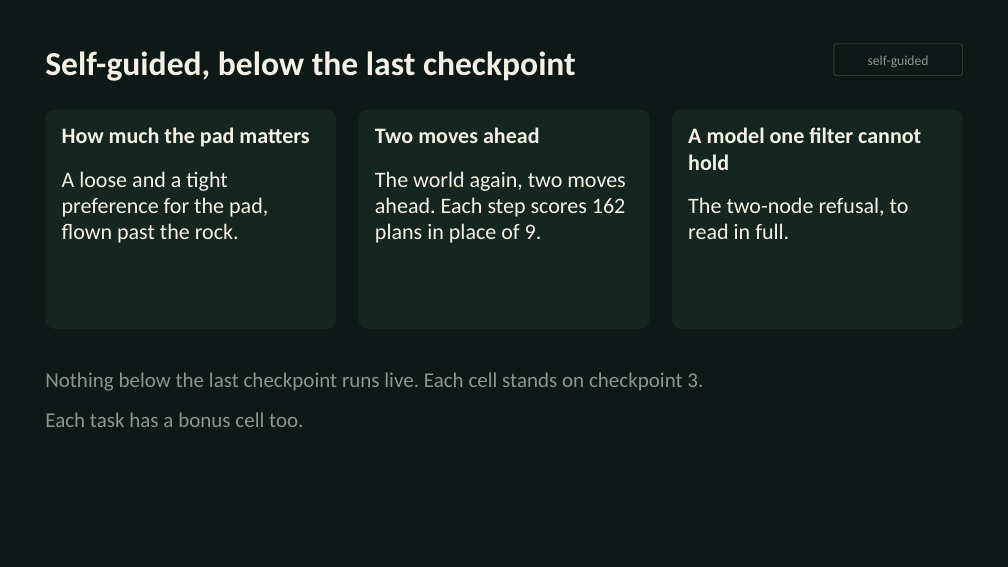
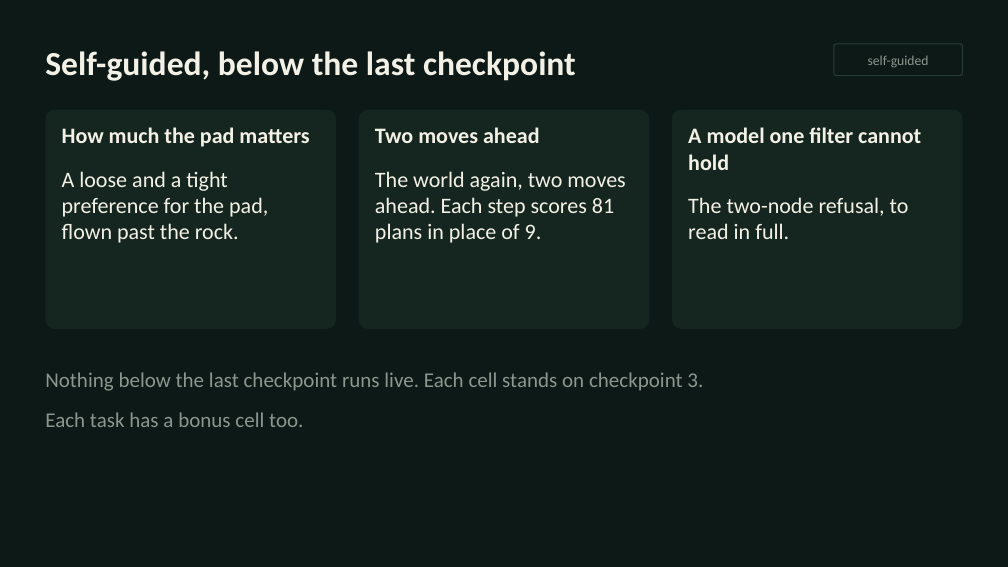
Before and after one commit to inferogenesis/cpomdp-workshop, a slide deck: slide 21 of deck/cpomdp_symposium_2026.pptx. Drawn at 1008x567 pixels with LibreOffice and Linux fonts; fonts in the diff are those of the drawing. Boxes give left, top, right and bottom in pixels: in the first picture for what was removed or moved away, otherwise in the second. Text is boxed around its words. In the diff, an @@ line names an element or a change of style, - is before the commit and + after.

```diff
--- a/deck/cpomdp_symposium_2026.pptx
+++ b/deck/cpomdp_symposium_2026.pptx
@@ text in rounded rectangle at box(375, 171, 625, 243): text changed @@
-The world again, two moves ahead. Each step scores 162 plans in place of 9.
+The world again, two moves ahead. Each step scores 81 plans in place of 9.
```
Also in this commit, not shown: 3 other slides changed, 4 other files.
